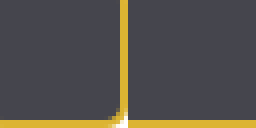
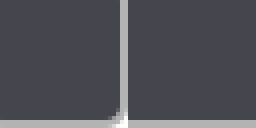
Before/after of a 256 × 128 layered artwork. What changed in the layer stack:
painted on "Shape 2 copy" over [128, 120, 256, 128]
removed layer "Rectangle 5" from group "Group 1" over [120, 16, 128, 64]
removed layer "Rectangle 4" from group "Group 1" over [16, 120, 68, 128]
painted on "Rounded Rectangle 2" over [0, 0, 128, 128]
